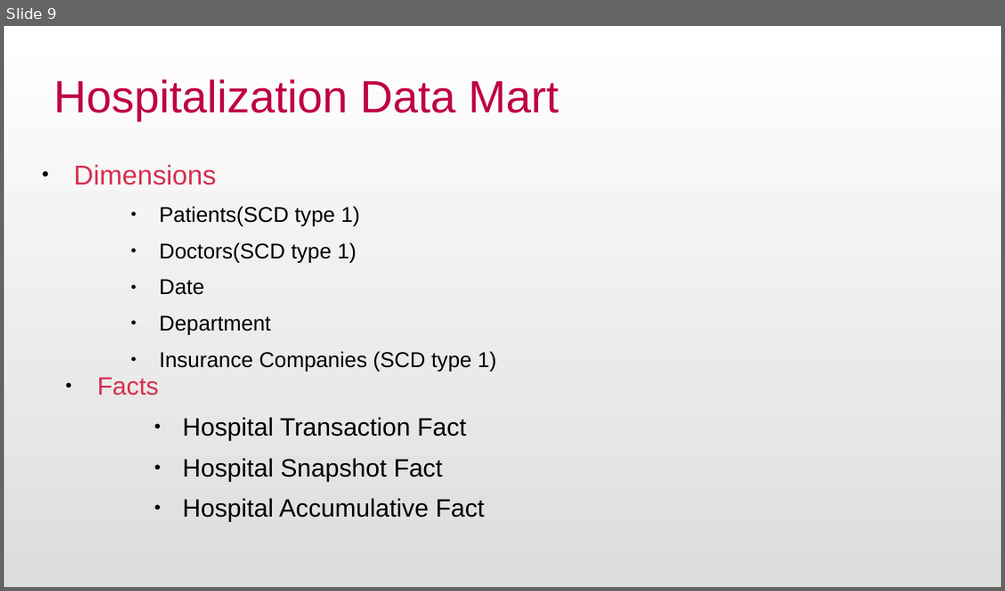
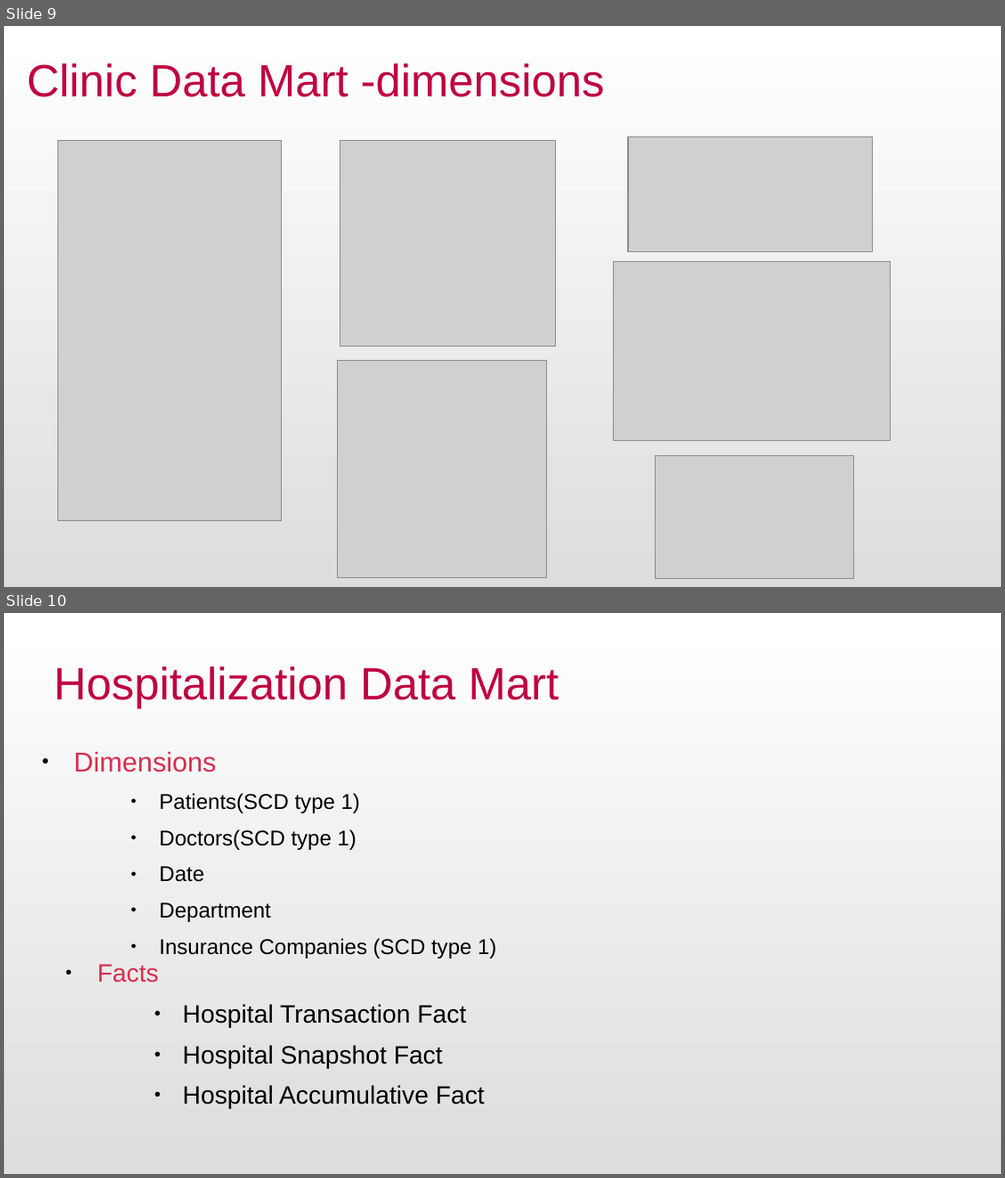
Before and after one commit to kharmolak/andoni, a slide deck: Documents/presentation_slides.odp. Shown one above the other, each under a label of ours: slide 9 before the commit, slides 9 and 10 after it. The pictures are 1005x591 and 1005x1178 pixels, drawn with LibreOffice and Linux fonts; fonts in the diff are those of the drawing; grey boxes stand for pictures. Boxes give left, top, right and bottom in pixels: in the first picture for what was removed or moved away, otherwise in the second. Text is boxed around its words. In the diff, an @@ line names an element or a change of style, - is before the commit and + after.

Commit message:
update slides

```diff
--- a/Documents/presentation_slides.odp
+++ b/Documents/presentation_slides.odp
@@ slide 9 added at (4,26,1001,587), background gradient #FFFFFF to #DDDDDD @@
@@ title added at (27,63,605,97), 36 pt, text #BF0041 @@
+Clinic Data Mart -dimensions
@@ picture added at (58,141,282,521) @@
@@ picture added at (340,141,556,346) @@
@@ picture added at (628,137,873,252) @@
@@ picture added at (614,261,890,440) @@
@@ picture added at (338,361,547,578) @@
@@ picture added at (655,456,854,579) @@
@@ what was slide 9 is now slide 10 @@
```
Also in this commit, not shown: 5 other slides added, 2 other files.
